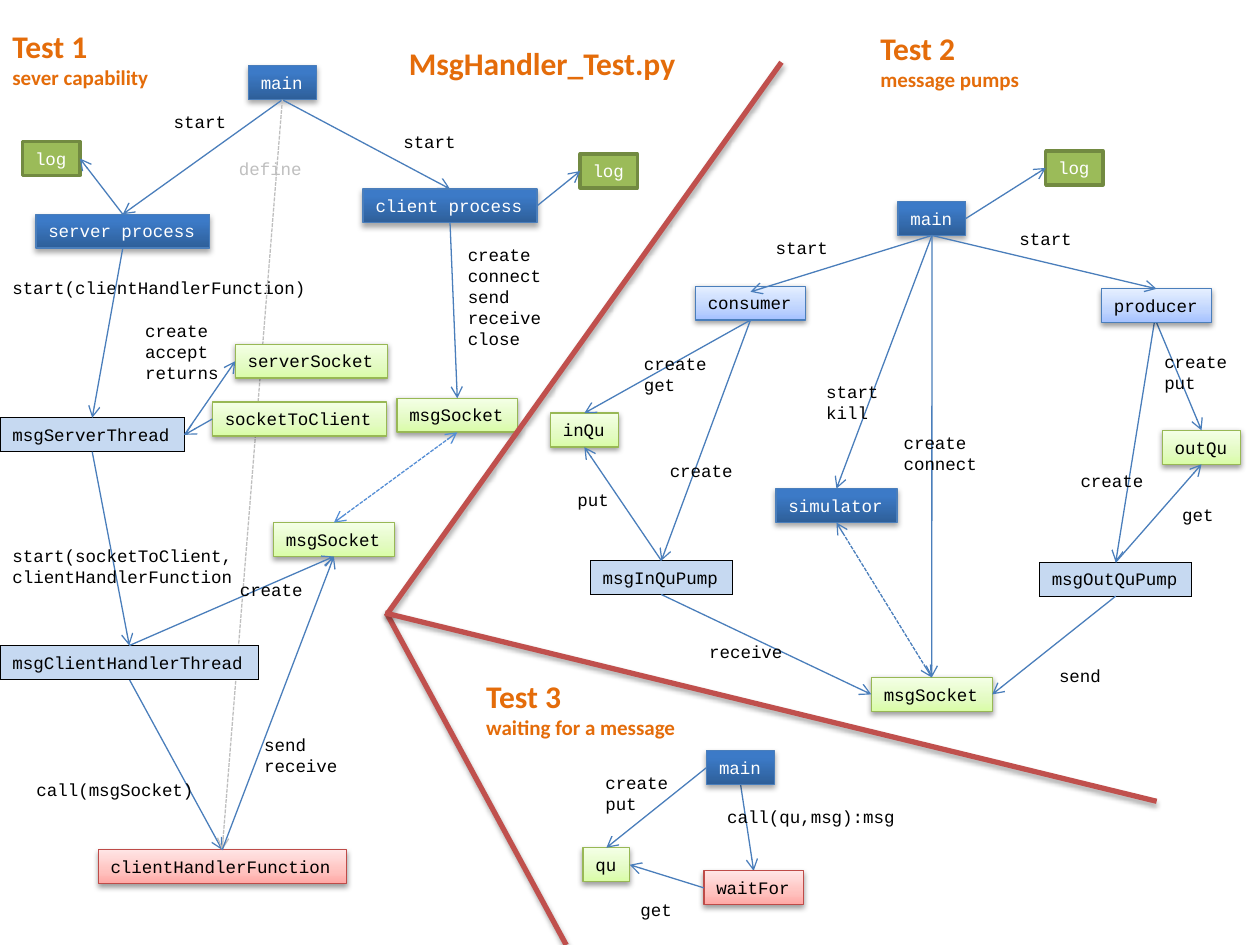
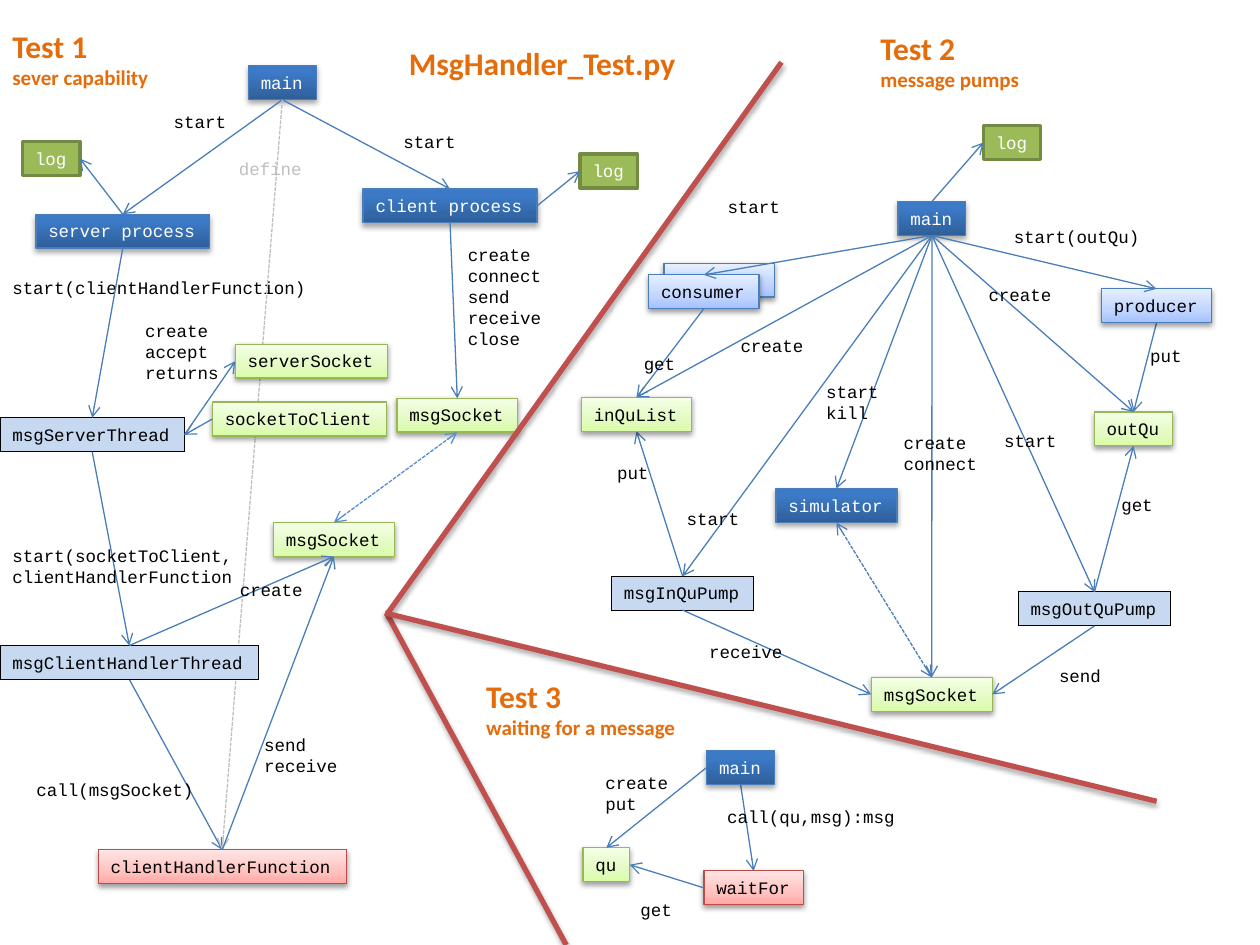
Before and after one commit to mlozborne/motin, a slide deck: slide 8 of Scripting/ScriptingDocumenation/DesignDiagrams.pptx. Drawn at 1260x945 pixels with LibreOffice and Linux fonts; fonts in the diff are those of the drawing. Boxes give left, top, right and bottom in pixels: in the first picture for what was removed or moved away, otherwise in the second. Text is boxed around its words. In the diff, an @@ line names an element or a change of style, - is before the commit and + after.

```diff
--- a/Scripting/ScriptingDocumenation/DesignDiagrams.pptx
+++ b/Scripting/ScriptingDocumenation/DesignDiagrams.pptx
@@ arrow moved from (966, 218) - (1046, 168) to (932, 202) - (984, 142) @@
@@ rectangle "log": place and size @@
-rectangle "log" at box(1046, 151, 1102, 185)
+rectangle "log" at box(984, 126, 1041, 160)
@@ text "start": place and size @@
-text "start" at box(776, 242, 828, 254)
+text "start" at box(728, 201, 780, 213)
@@ arrow added from (932, 236) to (636, 397), #4B7EBC 0.75 pt @@
@@ arrow moved from (751, 320) - (662, 561) to (932, 236) - (683, 576) @@
@@ arrow moved from (932, 236) - (751, 292) to (932, 236) - (704, 275) @@
@@ arrow moved from (1157, 309) - (1115, 562) to (932, 236) - (1095, 592) @@
@@ arrow added from (932, 236) to (1134, 412), #4B7EBC 0.75 pt @@
@@ text at box(1014, 231, 1140, 247): text changed @@
-start
+start(outQu)
@@ rectangle added at box(664, 263, 775, 297), fill gradient #A4C4FF to #BFD4FF to #E6EEFF, outline #4B7EBC 0.75 pt, 10 pt, text #000000 @@
+consumer
@@ rectangle "consumer": place and size @@
-rectangle "consumer" at box(696, 286, 806, 320)
+rectangle "consumer" at box(649, 275, 760, 309)
@@ text "create": place and size @@
-text "create" at box(1081, 475, 1144, 493)
+text "create" at box(989, 289, 1052, 307)
@@ arrow moved from (751, 320) - (585, 413) to (704, 309) - (636, 397) @@
@@ text "create" rewrapped from box(670, 465, 733, 483) to box(741, 340, 804, 352) @@
@@ arrow moved from (1157, 323) - (1202, 431) to (1157, 323) - (1134, 412) @@
@@ text at box(644, 358, 707, 376): paragraph removed @@
-create
@@ text "put": place and size @@
-text "put" at box(1164, 356, 1227, 395)
+text "put" at box(1150, 350, 1181, 366)
@@ text at box(1164, 356, 1227, 374): paragraph removed @@
-create
@@ rectangle removed at box(551, 413, 619, 447) @@
-inQu
@@ rectangle added at box(581, 397, 692, 431), fill gradient #DAFDA7 to #E4FCC2 to #F5FFE7, outline #98B955 0.75 pt, 10 pt, text #000000 @@
+inQuList
@@ rectangle "outQu": place and size @@
-rectangle "outQu" at box(1162, 431, 1240, 465)
+rectangle "outQu" at box(1095, 412, 1173, 446)
@@ arrow moved from (662, 561) - (585, 447) to (683, 576) - (636, 431) @@
@@ text added at box(1004, 435, 1056, 453), 10 pt, text #000000 @@
+start
@@ arrow moved from (1115, 562) - (1202, 465) to (1095, 592) - (1134, 446) @@
@@ text "put": place and size @@
-text "put" at box(577, 494, 608, 510)
+text "put" at box(617, 467, 648, 483)
@@ text "get": place and size @@
-text "get" at box(1182, 509, 1213, 525)
+text "get" at box(1121, 499, 1152, 515)
@@ text added at box(687, 513, 739, 531), 10 pt, text #000000 @@
+start
@@ rectangle "msgInQuPump": place and size @@
-rectangle "msgInQuPump" at box(591, 561, 733, 595)
+rectangle "msgInQuPump" at box(611, 576, 753, 610)
@@ rectangle "msgOutQuPump": place and size @@
-rectangle "msgOutQuPump" at box(1040, 562, 1192, 596)
+rectangle "msgOutQuPump" at box(1018, 592, 1171, 626)
@@ arrow moved from (662, 595) - (872, 694) to (683, 610) - (872, 694) @@
@@ arrow moved from (1115, 596) - (993, 694) to (1095, 626) - (993, 694) @@
```
Also in this commit, not shown: 3 other slides changed, 8 other files.
